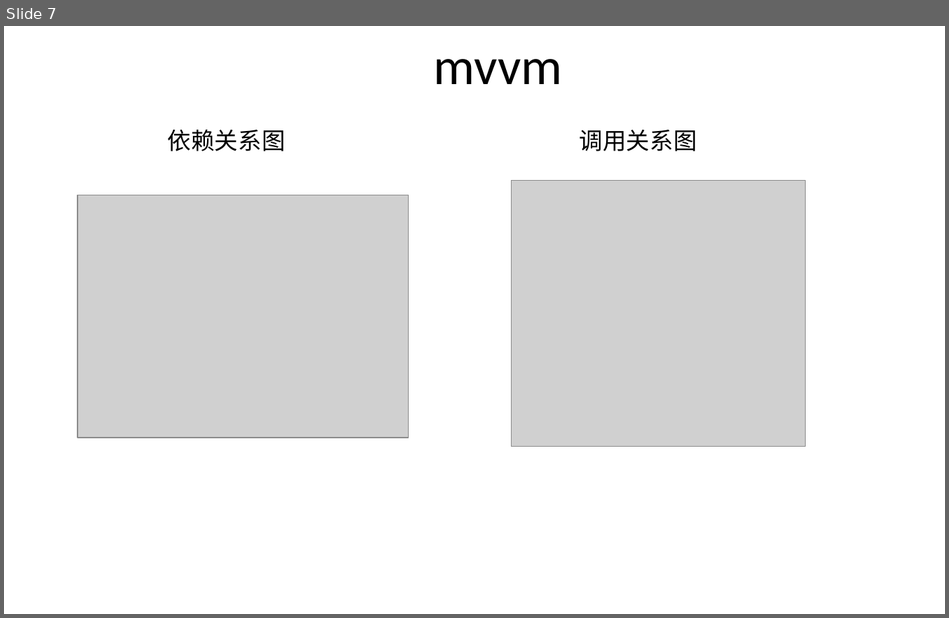
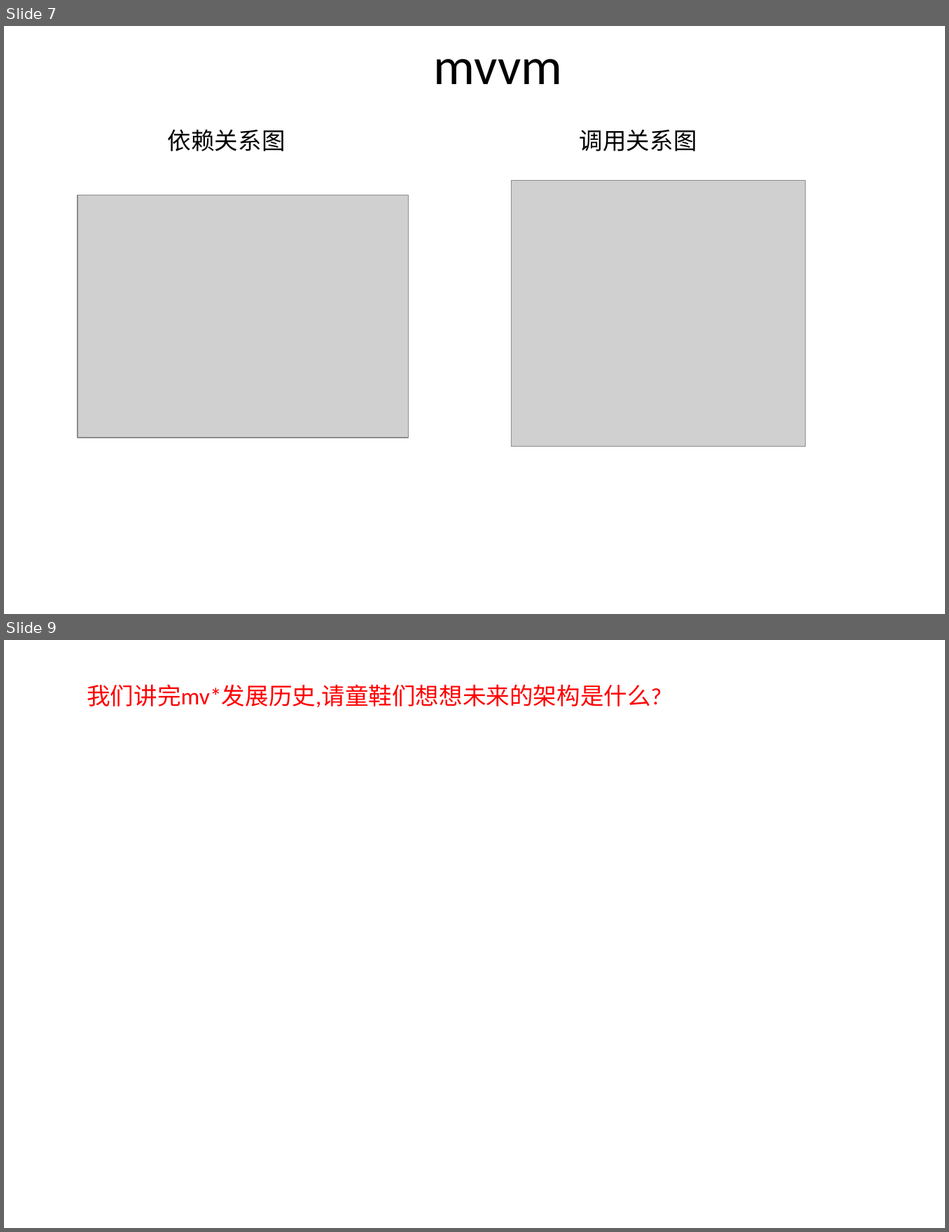
Before and after one commit to fastCreator/mvc-mvp, a slide deck: 竞网ppt模板.pptx. Shown one above the other, each under a label of ours: slide 7 before the commit, slides 7 and 9 after it; the slides between them are not shown. The pictures are 949x618 and 949x1232 pixels, drawn with LibreOffice and Linux fonts; fonts in the diff are those of the drawing; grey boxes stand for pictures; background and template pictures are left out. Boxes give left, top, right and bottom in pixels: in the first picture for what was removed or moved away, otherwise in the second. Text is boxed around its words. In the diff, an @@ line names an element or a change of style, - is before the commit and + after.

```diff
--- a/竞网ppt模板.pptx
+++ b/竞网ppt模板.pptx
@@ slide 9 added at [4,640,945,1228], background picture (left out) @@
@@ text added at [87,684,661,707], 18 pt, text #FF0000 @@
+我们讲完mv*发展历史,请童鞋们想想未来的架构是什么?
```
Also in this commit, not shown: 5 slides changed, 3 other slides added, 1 other file.
